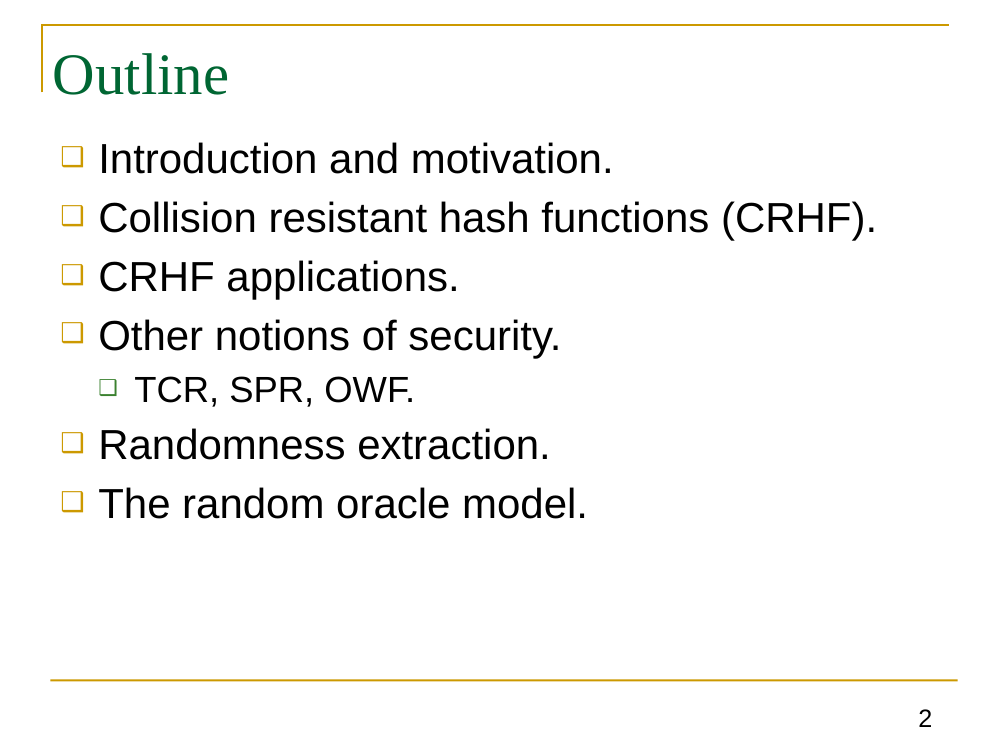
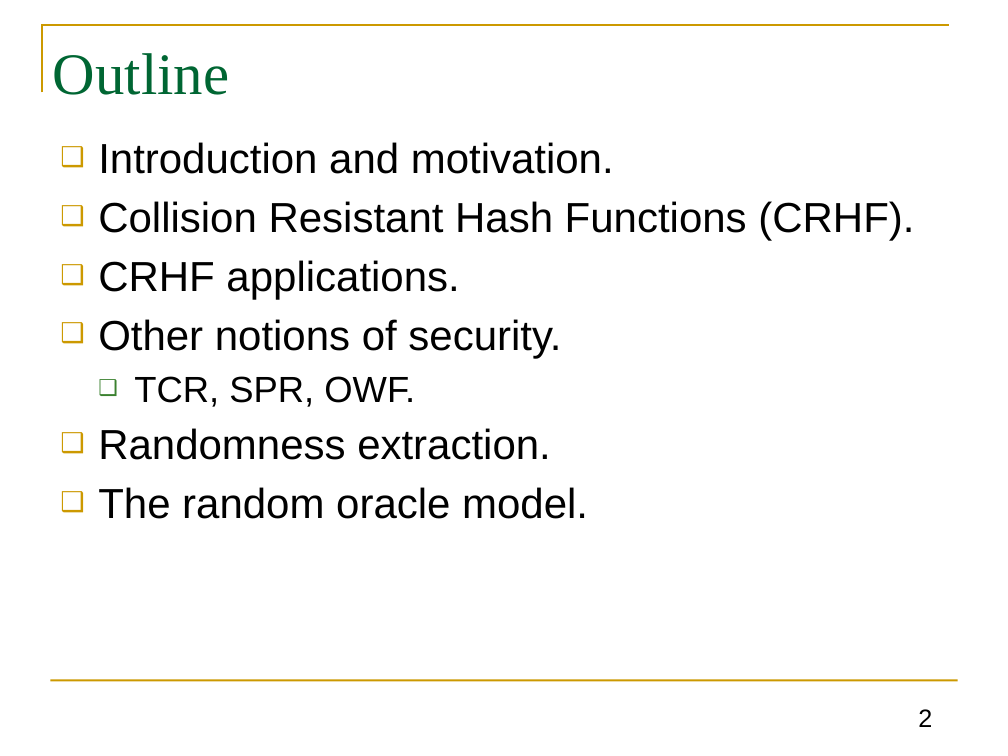
Before and after one commit to GhadaAlmashaqbeh/GhadaAlmashaqbeh.github.io, a slide deck: slide 2 of courses/cse3400-f2026/lecture6.pptx. Drawn at 1008x756 pixels with LibreOffice and Linux fonts; fonts in the diff are those of the drawing. Boxes give left, top, right and bottom in pixels: in the first picture for what was removed or moved away, otherwise in the second. Text is boxed around its words. In the diff, an @@ line names an element or a change of style, - is before the commit and + after.

```diff
--- a/courses/cse3400-f2026/lecture6.pptx
+++ b/courses/cse3400-f2026/lecture6.pptx
@@ text at <box>98,201,914,241</box>: text changed @@
-❑ Collision resistant hash functions (CRHF).
+❑ Collision Resistant Hash Functions (CRHF).
```
Also in this commit, not shown: 9 other slides changed, 1 slide added, 1 slide removed, 11 other files.
